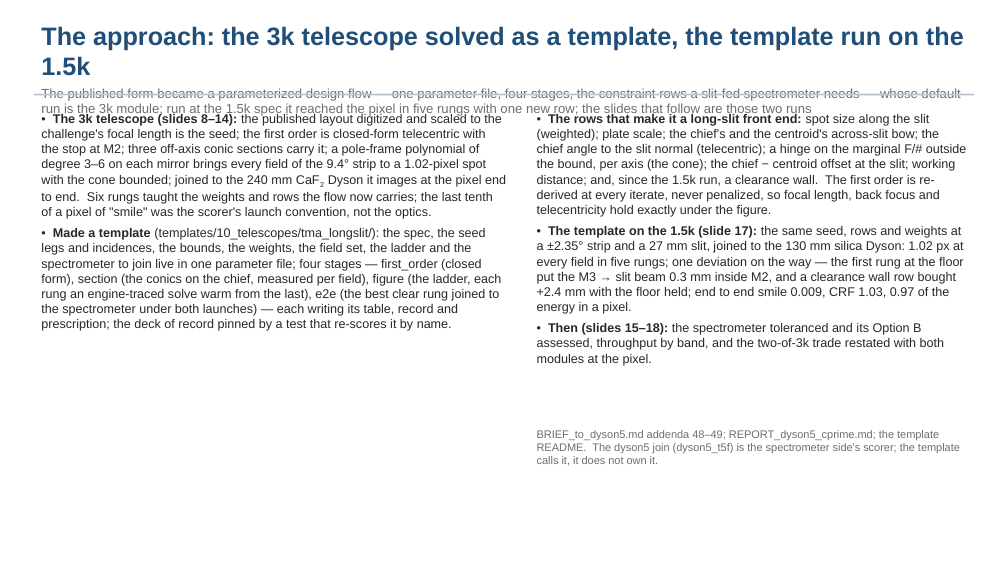
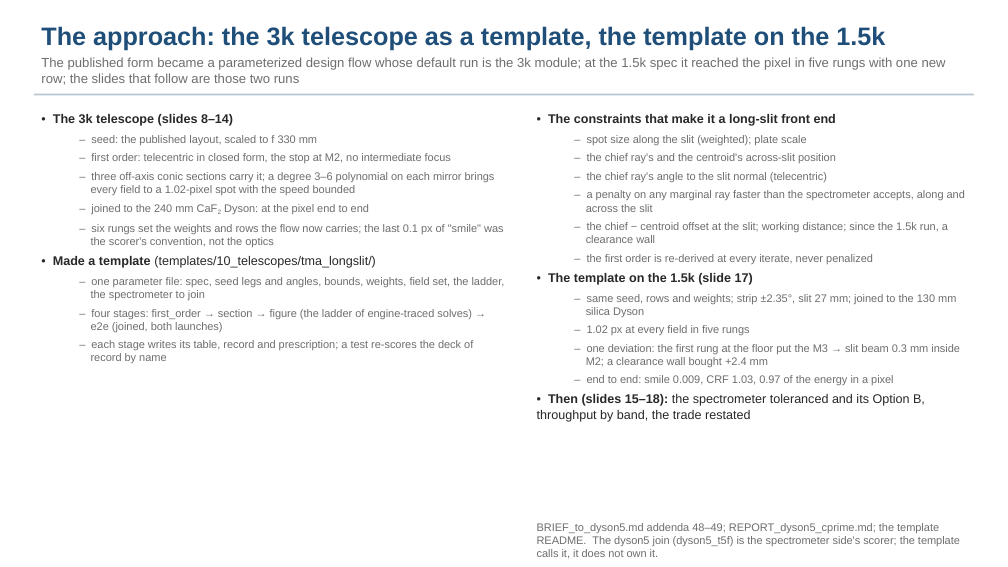
Before and after one commit to nasa-jpl/macos, a slide deck: slide 5 of demo_session/deck_dyson_3k.pptx. Drawn at 1008x567 pixels with LibreOffice and Linux fonts; fonts in the diff are those of the drawing. Boxes give left, top, right and bottom in pixels: in the first picture for what was removed or moved away, otherwise in the second. Text is boxed around its words. In the diff, an @@ line names an element or a change of style, - is before the commit and + after.

```diff
--- a/demo_session/deck_dyson_3k.pptx
+++ b/demo_session/deck_dyson_3k.pptx
@@ text at box(41, 26, 946, 85): text changed @@
-The approach: the 3k telescope solved as a template, the template run on the 1.5k
-The published form became a parameterized design flow — one parameter file, four stages, the constraint rows a slit-fed spectrometer needs — whose default run is the 3k module; run at the 1.5k spec it reached the pixel in five rungs with one new row; the slides that follow are those two runs
+The approach: the 3k telescope as a template, the template on the 1.5k
+The published form became a parameterized design flow whose default run is the 3k module; at the 1.5k spec it reached the pixel in five rungs with one new row; the slides that follow are those two runs
@@ text at box(53, 114, 505, 363): text changed; size 12 to 10.5 pt; text colour #282828 to #6E6E6E @@
-• The 3k telescope (slides 8–14): the published layout digitized and scaled to the challenge's focal length is the seed; the first order is closed-form telecentric with the stop at M2; three off-axis conic sections carry it; a pole-frame polynomial of degree 3–6 on each mirror brings every field of the 9.4° strip to a 1.02-pixel spot with the cone bounded; joined to the 240 mm CaF2 Dyson it images at the pixel end to end. Six rungs taught the weights and rows the flow now carries; the last tenth of a pixel of "smile" was the scorer's launch convention, not the optics.
-• Made a template (templates/10_telescopes/tma_longslit/): the spec, the seed legs and incidences, the bounds, the weights, the field set, the ladder and the spectrometer to join live in one parameter file; four stages — first_order (closed form), section (the conics on the chief, measured per field), figure (the ladder, each rung an engine-traced solve warm from the last), e2e (the best clear rung joined to the spectrometer under both launches) — each writing its table, record and prescription; the deck of record pinned by a test that re-scores it by name.
+• The 3k telescope (slides 8–14)
+– seed: the published layout, scaled to f 330 mm
+– first order: telecentric in closed form, the stop at M2, no intermediate focus
+– three off-axis conic sections carry it; a degree 3–6 polynomial on each mirror brings every field to a 1.02-pixel spot with the speed bounded
+– joined to the 240 mm CaF2 Dyson: at the pixel end to end
+– six rungs set the weights and rows the flow now carries; the last 0.1 px of "smile" was the scorer's convention, not the optics
+• Made a template (templates/10_telescopes/tma_longslit/)
+– one parameter file: spec, seed legs and angles, bounds, weights, field set, the ladder, the spectrometer to join
+– four stages: first_order → section → figure (the ladder of engine-traced solves) → e2e (joined, both launches)
+– each stage writes its table, record and prescription; a test re-scores the deck of record by name
@@ text at box(537, 114, 965, 422): text changed; size 12 to 10.5 pt; text colour #282828 to #6E6E6E @@
-• The rows that make it a long-slit front end: spot size along the slit (weighted); plate scale; the chief's and the centroid's across-slit bow; the chief angle to the slit normal (telecentric); a hinge on the marginal F/# outside the bound, per axis (the cone); the chief − centroid offset at the slit; working distance; and, since the 1.5k run, a clearance wall. The first order is re-derived at every iterate, never penalized, so focal length, back focus and telecentricity hold exactly under the figure.
-• The template on the 1.5k (slide 17): the same seed, rows and weights at a ±2.35° strip and a 27 mm slit, joined to the 130 mm silica Dyson: 1.02 px at every field in five rungs; one deviation on the way — the first rung at the floor put the M3 → slit beam 0.3 mm inside M2, and a clearance wall row bought +2.4 mm with the floor held; end to end smile 0.009, CRF 1.03, 0.97 of the energy in a pixel.
-• Then (slides 15–18): the spectrometer toleranced and its Option B assessed, throughput by band, and the two-of-3k trade restated with both modules at the pixel.
+• The constraints that make it a long-slit front end
+– spot size along the slit (weighted); plate scale
+– the chief ray's and the centroid's across-slit position
+– the chief ray's angle to the slit normal (telecentric)
+– a penalty on any marginal ray faster than the spectrometer accepts, along and across the slit
+– the chief − centroid offset at the slit; working distance; since the 1.5k run, a clearance wall
+– the first order is re-derived at every iterate, never penalized
+• The template on the 1.5k (slide 17)
+– same seed, rows and weights; strip ±2.35°, slit 27 mm; joined to the 130 mm silica Dyson
+– 1.02 px at every field in five rungs
+– one deviation: the first rung at the floor put the M3 → slit beam 0.3 mm inside M2; a clearance wall bought +2.4 mm
+– end to end: smile 0.009, CRF 1.03, 0.97 of the energy in a pixel
+• Then (slides 15–18): the spectrometer toleranced and its Option B, throughput by band, the trade restated
@@ text "BRIEF_to_dyson5.md addenda 48–49; REPORT_dyson5_cprime.md; t ...": place and size @@
-text "BRIEF_to_dyson5.md addenda 48–49; REPORT_dyson5_cprime.md; t ..." at box(537, 430, 960, 465)
+text "BRIEF_to_dyson5.md addenda 48–49; REPORT_dyson5_cprime.md; t ..." at box(537, 523, 960, 558)
```
Also in this commit, not shown: 7 other slides changed, 1 other file.
